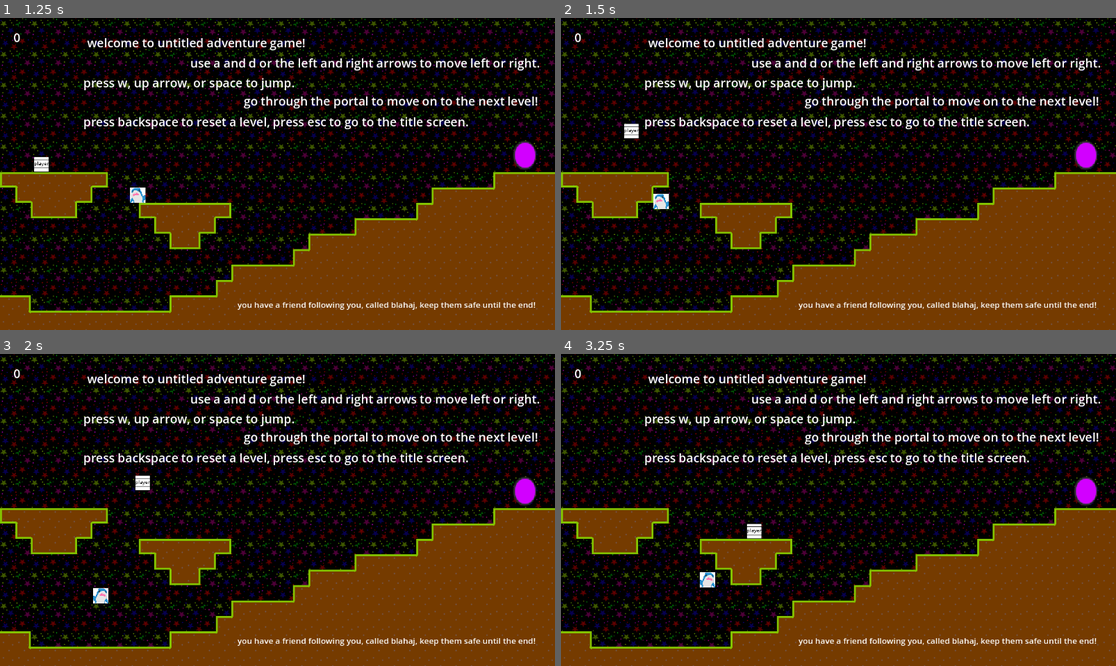
Above: before the commit, frames 1-4 (two rows, left to right).
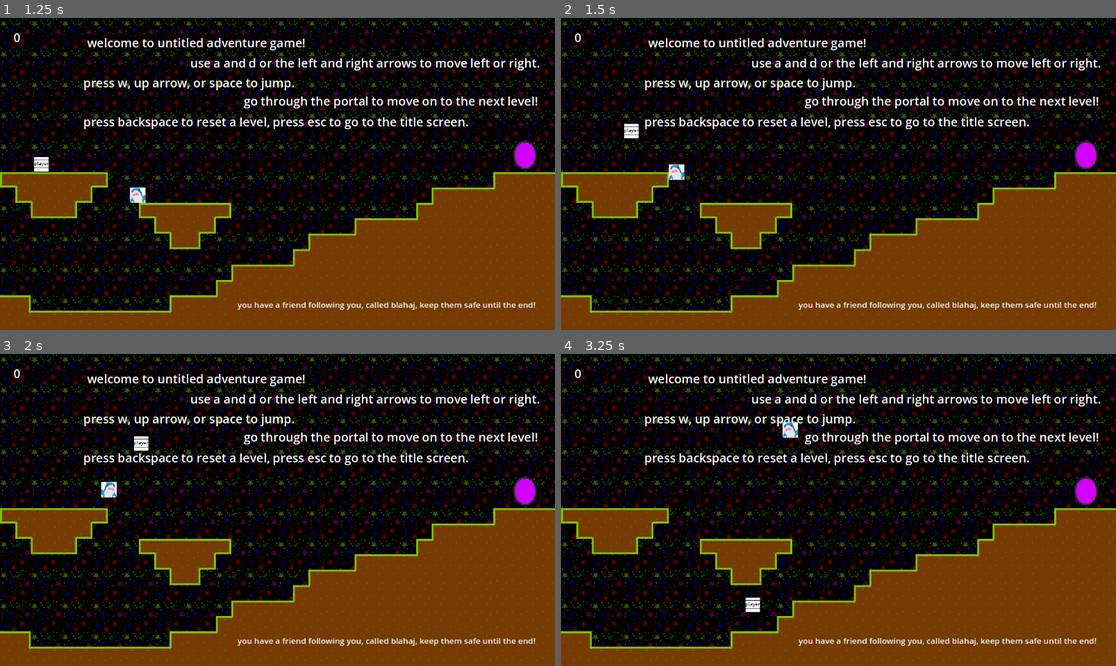
Above: after the commit, the same moments.

Repository: headblockhead/daydream-manchester
Game: Godot game, scene res://TitleScreen/title_screen.tscn
Two runs of this game, one before a commit and one after it. Both use one fixed random seed, a clock stepped at 60 frames per second and the inputs below.
Inputs:
- Up to frame 1 (1.25 s): click "play" at 0.5 s
- Up to frame 2 (1.5 s): tap W (jump) at 1.25 s; hold Right (ui_right) from 1.28 s (still down); tap Enter (ui_accept) at 1.35 s
- Up to frame 3 (2 s): keep holding Right (ui_right); tap W (jump) at 1.52, 1.55, 1.82 s
- Up to frame 4 (3.25 s): tap W (jump) at 2, 2.1, 2.27, 2.57, 2.75, 3.05 s; tap Enter (ui_accept) at 2.3, 2.85 s; release Right (ui_right) at 2.78 s; hold Left (ui_left) from 2.78 s (still down)

Frame 1 is identical in both runs. In frame 2, 0.3% of the frame differs, in the area x 16-23%, y 46-62%; in frame 3, 0.5%; in frame 4, 0.6%, in the area x 24-43%, y 21-83%.

Commit message:
fix: jumpy

Diff:
--- a/blahaj.gd
+++ b/blahaj.gd
@@ -6,13 +6,15 @@
 @export var FRICTION: int = 400
 const JUMP_VELOCITY = -400.0
 
+const JUMP_THRESHOLD : float = 100
+
 @export var nav_agent: NavigationAgent2D
 @export var body: AnimatedSprite2D;
 
 func _ready() -> void:
-	nav_agent.path_desired_distance = 200.0
-	nav_agent.target_desired_distance = 50.0
-	nav_agent.path_max_distance = 200.0
+	nav_agent.path_desired_distance = 300.0
+	nav_agent.target_desired_distance = sqrt(2*(32^2))
+	nav_agent.path_max_distance = 500.0
 
 func _physics_process(delta: float) -> void:
 	var direction: Vector2 = nav_agent.get_next_path_position()-global_position
@@ -24,7 +26,6 @@
 			velocity = velocity.move_toward(direction * SPEED, ACCELERATION * delta )
 		else:
 			velocity = velocity.move_toward(Vector2.ZERO, FRICTION)
-
 		move_and_slide()
 
 	if not is_on_floor():
@@ -41,5 +42,7 @@
 		body.flip_h = true
 
 	# Handle jump.
-	if Input.is_action_just_pressed("ui_accept") and is_on_floor():
+	if Input.is_action_just_pressed("ui_accept"):
 		velocity.y = JUMP_VELOCITY
+	elif is_on_floor() && velocity.x == 0 && (position.x + JUMP_THRESHOLD < direction || position.x - JUMP_THRESHOLD > direction):
+		velocity.y = JUMP_VELOCITY
--- a/friend.gd
+++ /dev/null
@@ -1,25 +0,0 @@
-extends CharacterBody2D
-
-
-const SPEED = 300.0
-const JUMP_VELOCITY = -400.0
-
-
-func _physics_process(delta: float) -> void:
-	# Add the gravity.
-	if not is_on_floor():
-		velocity += get_gravity() * delta
-
-	# Handle jump.
-	#if Input.is_action_just_pressed("ui_accept") and is_on_floor():
-	#	velocity.y = JUMP_VELOCITY
-
-	# Get the input direction and handle the movement/deceleration.
-	# As good practice, you should replace UI actions with custom gameplay actions.
-	#var direction := Input.get_axis("ui_left", "ui_right")
-	#if direction:
-	#	velocity.x = direction * SPEED
-	#else:
-	#	velocity.x = move_toward(velocity.x, 0, SPEED)
-
-	move_and_slide()
--- a/world0.tscn
+++ b/world0.tscn
@@ -10,9 +10,9 @@
 [ext_resource type="PackedScene" uid="uid://djk2f7pqg8j1l" path="res://world1.tscn" id="7_kft3f"]
 
 [sub_resource type="NavigationPolygon" id="NavigationPolygon_mbvbo"]
-vertices = PackedVector2Array(1271.9297, 702.25, -137.10156, 738.72656, -144.89063, 8.328125, 1267.0625, -88.28906)
+vertices = PackedVector2Array(1461.6797, -197.13281, 1428.2891, 872.3672, -319.97656, 940.60156, -318.0078, -219.86719)
 polygons = Array[PackedInt32Array]([PackedInt32Array(0, 1, 2, 3)])
-outlines = Array[PackedVector2Array]([PackedVector2Array(-155, -1, -147, 749, 1282, 712, 1277, -99)])
+outlines = Array[PackedVector2Array]([PackedVector2Array(-328, -230, -330, 951, 1438, 882, 1472, -207)])
 
 [sub_resource type="RectangleShape2D" id="RectangleShape2D_p6a4b"]
 size = Vector2(46, 58)
@@ -82,6 +82,7 @@
 
 [node name="NavigationRegion2D" type="NavigationRegion2D" parent="."]
 navigation_polygon = SubResource("NavigationPolygon_mbvbo")
+use_edge_connections = false
 
 [node name="InfoLabel5" type="Label" parent="."]
 offset_left = 173.0
Not shown, removed: friend.gd.uid
